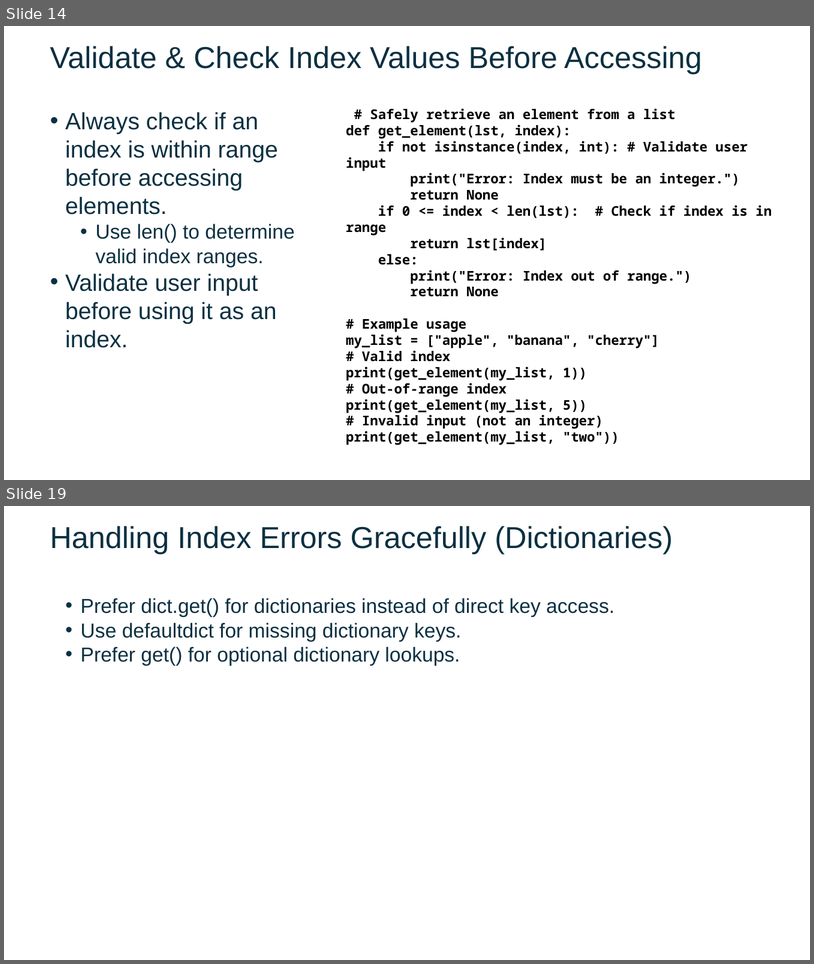
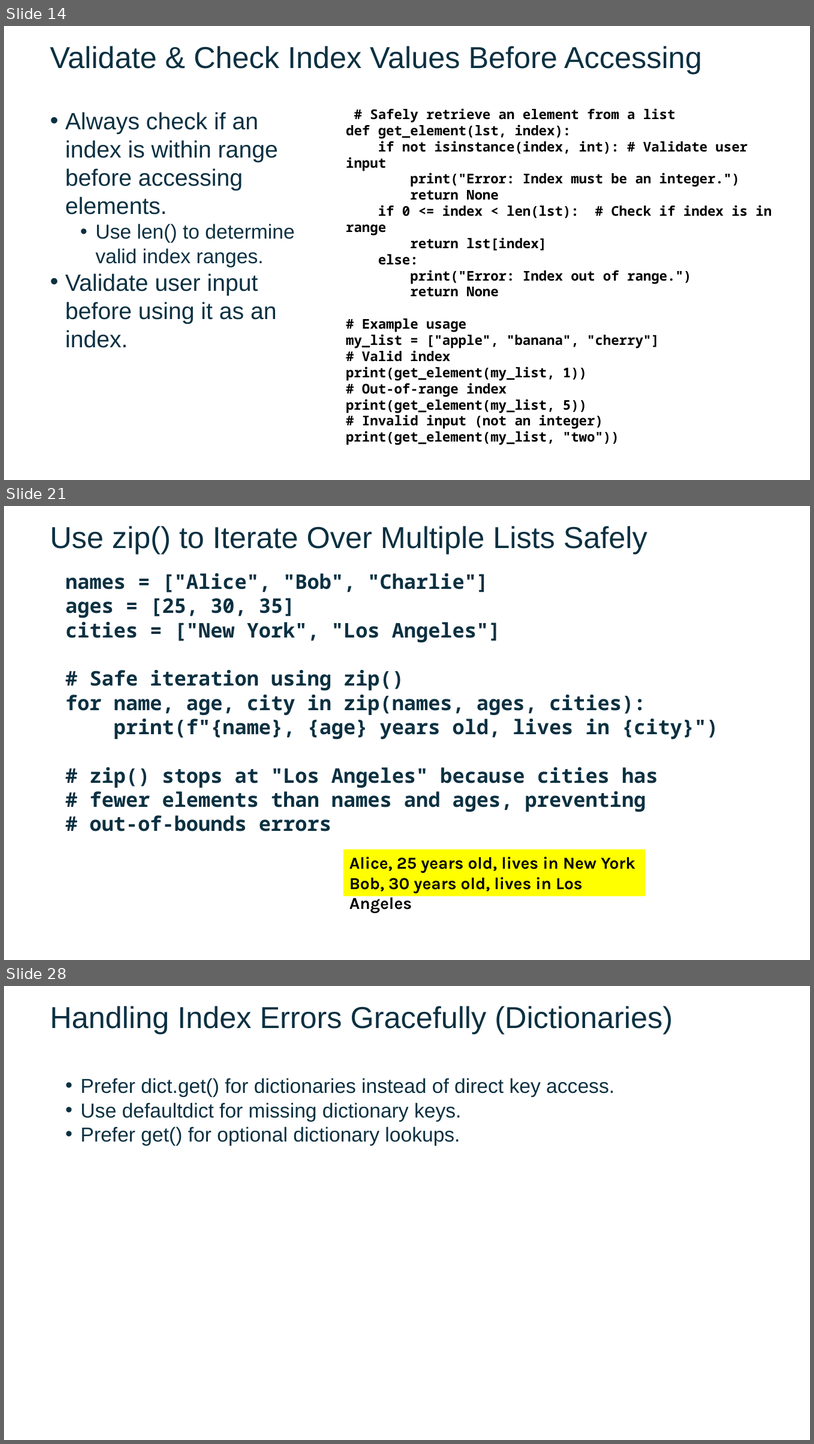
Before and after one commit to FSCJ-FacultyDev/SWC-Columbus-2025, a slide deck: Slides-Day2.pptx. Shown one above the other, each under a label of ours: slides 14 and 19 before the commit, slides 14, 21 and 28 after it; the slides between them are not shown. The pictures are 814x964 and 814x1444 pixels, drawn with LibreOffice and Linux fonts; fonts in the diff are those of the drawing; background and template pictures are left out. Boxes give left, top, right and bottom in pixels: in the first picture for what was removed or moved away, otherwise in the second. Text is boxed around its words. In the diff, an @@ line names an element or a change of style, - is before the commit and + after.

```diff
--- a/Slides-Day2.pptx
+++ b/Slides-Day2.pptx
@@ slide 21 added at [4,506,810,960], background picture (left out) @@
@@ text added at [50,526,648,554], 36 pt, text #0B3041 @@
+Use zip() to Iterate Over Multiple Lists Safely
@@ text added at [65,573,719,831], 24 pt, text #0B3041, bold @@
+  names = ["Alice", "Bob", "Charlie"]
+  ages = [25, 30, 35]
+  cities = ["New York", "Los Angeles"]
+  # Safe iteration using zip()
+  for name, age, city in zip(names, ages, cities):
+  print(f"{name}, {age} years old, lives in {city}")
+  # zip() stops at "Los Angeles" because cities has
+  # fewer elements than names and ages, preventing
+  # out-of-bounds errors
@@ rectangle added at [344,849,645,895], fill #FFFF00, 20 pt, text #000000, bold @@
+Alice, 25 years old, lives in New York
+Bob, 30 years old, lives in Los Angeles
@@ what was slide 19 is now slide 28 @@
```
Also in this commit, not shown: 3 slides changed, 9 other slides added, 1 slide removed, 4 other files.
